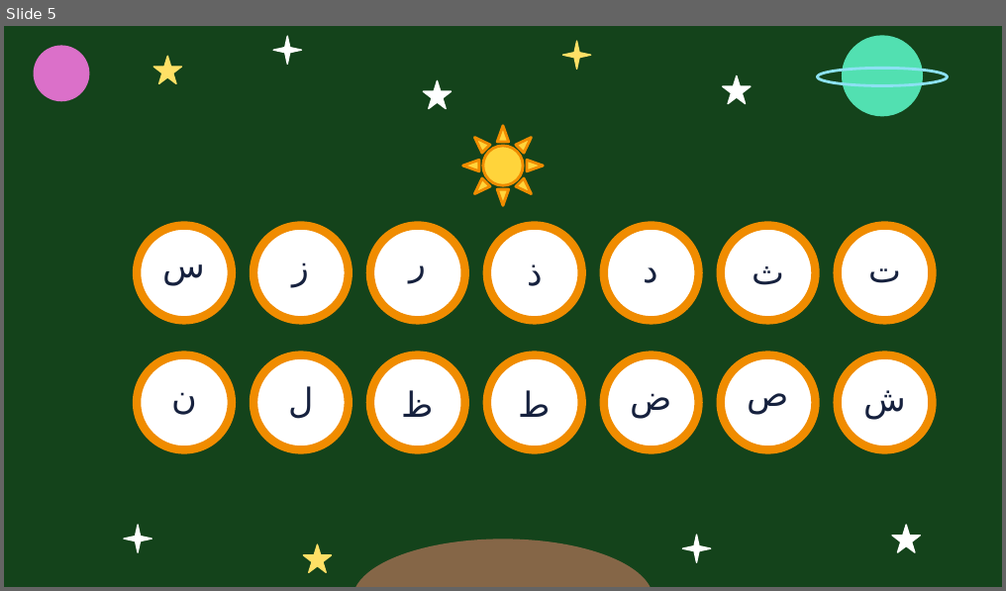
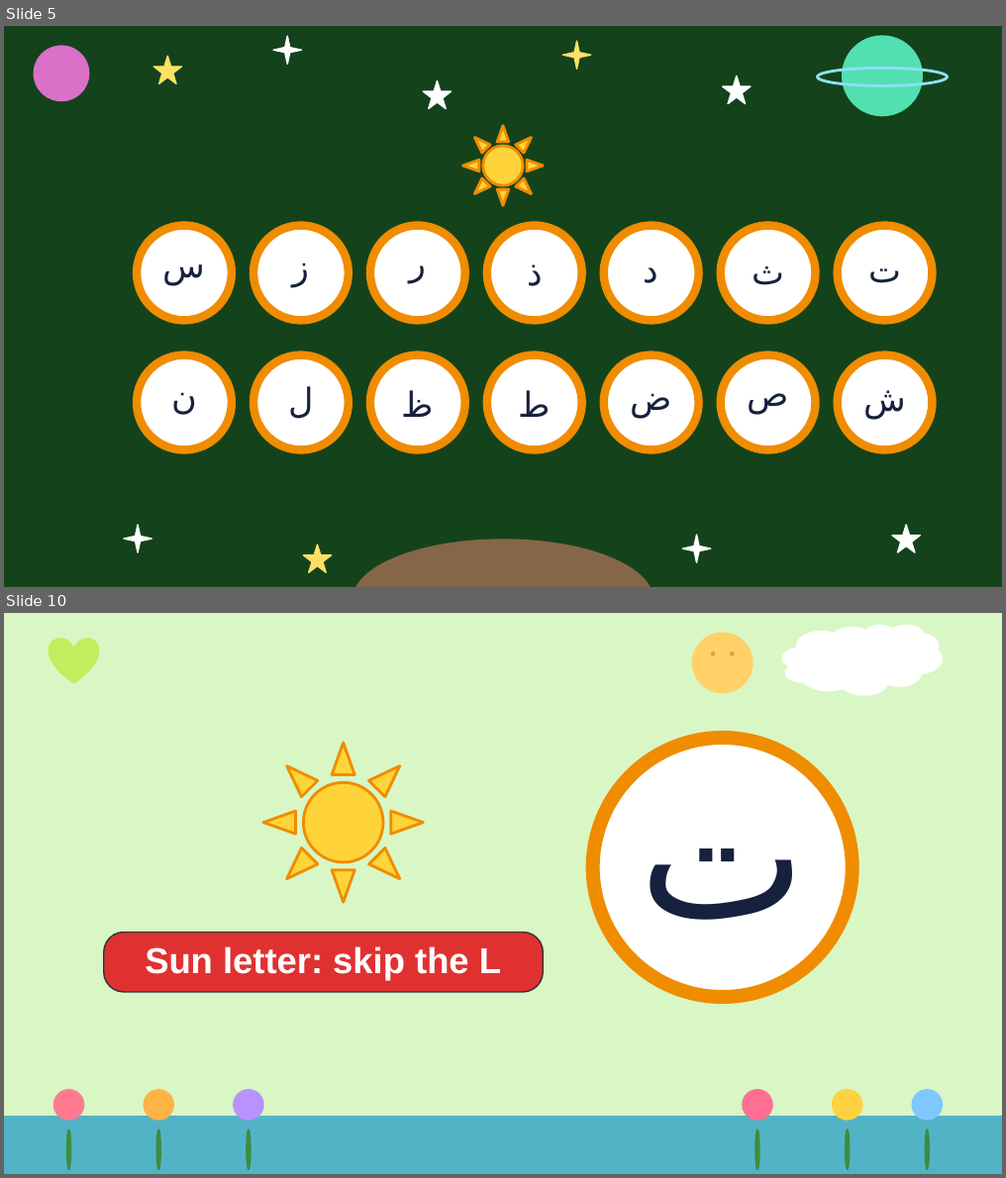
Before and after one commit to Sawaf11/-, a slide deck: lam-shamsiyya/Sun-and-Moon-Letters.pptx. Shown one above the other, each under a label of ours: slide 5 before the commit, slides 5 and 10 after it; the slides between them are not shown. The pictures are 1006x591 and 1006x1178 pixels, drawn with LibreOffice and Linux fonts; fonts in the diff are those of the drawing. Boxes give left, top, right and bottom in pixels: in the first picture for what was removed or moved away, otherwise in the second. Text is boxed around its words. In the diff, an @@ line names an element or a change of style, - is before the commit and + after.

```diff
--- a/lam-shamsiyya/Sun-and-Moon-Letters.pptx
+++ b/lam-shamsiyya/Sun-and-Moon-Letters.pptx
@@ slide 10 added at box(4, 613, 1002, 1174), background #D8F7C5 @@
@@ heart added at box(49, 638, 99, 683), fill #C3ED5E, outline #C3ED5E 1 pt @@
@@ smiley face added at box(693, 633, 752, 693), fill #FFD166, outline #FFD166 1 pt @@
@@ cloud added at box(782, 625, 943, 695), fill #FFFFFF, outline #FFFFFF 1 pt @@
@@ sun added at box(263, 743, 423, 902), fill #FFD43B, outline #F08C00 2 pt @@
@@ ellipse added at box(593, 738, 852, 997), fill #FFFFFF, outline #F08C00 10 pt @@
@@ text added at box(639, 773, 806, 920), 128 pt, text #16213E @@
+ت
@@ rounded rectangle added at box(104, 933, 543, 992), fill #E03131, outline #333333 1 pt @@
@@ text added at box(145, 947, 501, 980), 26 pt, text #FFFFFF, bold @@
+Sun letter: skip the L
@@ rectangle added at box(4, 1117, 1002, 1174), fill #53B3C6, outline #53B3C6 1 pt @@
@@ ellipse added at box(54, 1090, 84, 1120), fill #FF7A90, outline #FF7A90 1 pt @@
@@ ellipse added at box(144, 1090, 173, 1120), fill #FFB347, outline #FFB347 1 pt @@
@@ ellipse added at box(234, 1090, 263, 1120), fill #B892FF, outline #B892FF 1 pt @@
@@ ellipse added at box(743, 1090, 772, 1120), fill #FF6F91, outline #FF6F91 1 pt @@
@@ ellipse added at box(833, 1090, 862, 1120), fill #FFD23F, outline #FFD23F 1 pt @@
@@ ellipse added at box(912, 1090, 943, 1120), fill #7EC8FF, outline #7EC8FF 1 pt @@
@@ ellipse added at box(67, 1130, 71, 1169), fill #3C8D40, outline #3C8D40 1 pt @@
@@ ellipse added at box(156, 1130, 160, 1169), fill #3C8D40, outline #3C8D40 1 pt @@
@@ ellipse added at box(247, 1130, 251, 1169), fill #3C8D40, outline #3C8D40 1 pt @@
@@ ellipse added at box(755, 1130, 759, 1169), fill #3C8D40, outline #3C8D40 1 pt @@
@@ ellipse added at box(846, 1130, 849, 1169), fill #3C8D40, outline #3C8D40 1 pt @@
@@ ellipse added at box(925, 1130, 929, 1169), fill #3C8D40, outline #3C8D40 1 pt @@
```
Also in this commit, not shown: 31 slides changed, 27 other slides added, 28 slides removed, 2 other files.
